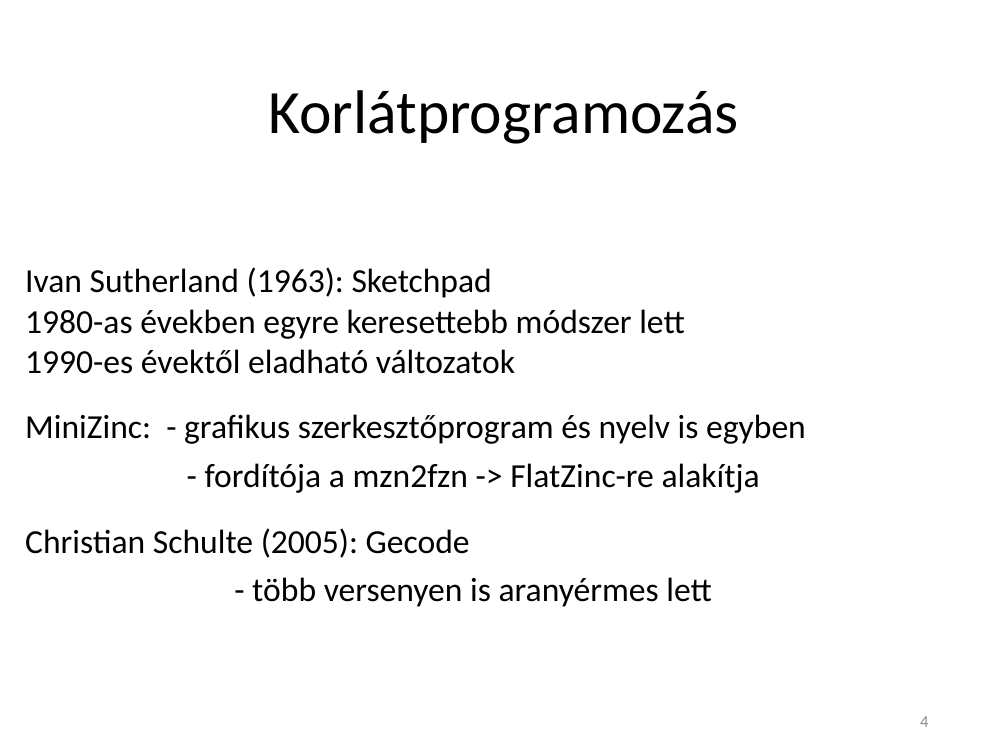
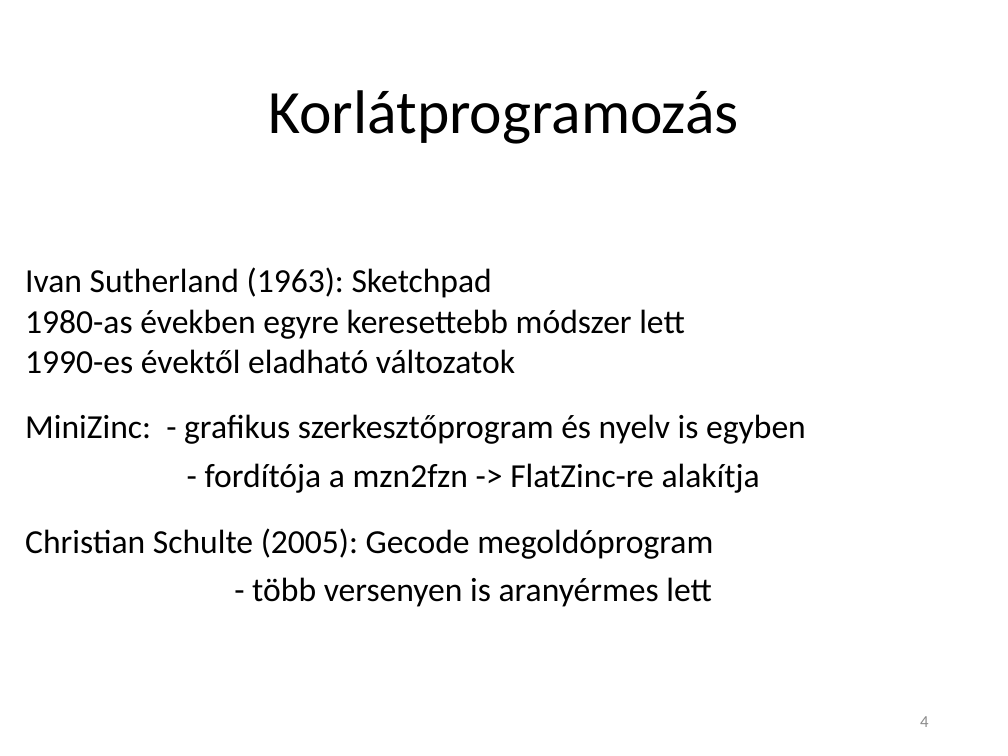
Before and after one commit to Teaching-projects/SZE-Peku221b, a slide deck: slide 4 of CP_Dolgozat/Előadás/Logikai feladványok megoldása korlátprogramozással.pptx. Drawn at 1008x756 pixels with LibreOffice and Linux fonts; fonts in the diff are those of the drawing. Boxes give left, top, right and bottom in pixels: in the first picture for what was removed or moved away, otherwise in the second. Text is boxed around its words. In the diff, an @@ line names an element or a change of style, - is before the commit and + after.

```diff
--- a/CP_Dolgozat/Előadás/Logikai feladványok megoldása korlátprogramozással.pptx
+++ b/CP_Dolgozat/Előadás/Logikai feladványok megoldása korlátprogramozással.pptx
@@ text at (x1=25, y1=528, x2=713, y2=559): text changed @@
-Christian Schulte (2005): Gecode
+Christian Schulte (2005): Gecode megoldóprogram
```
Also in this commit, not shown: 3 other slides changed, 1 slide added.
